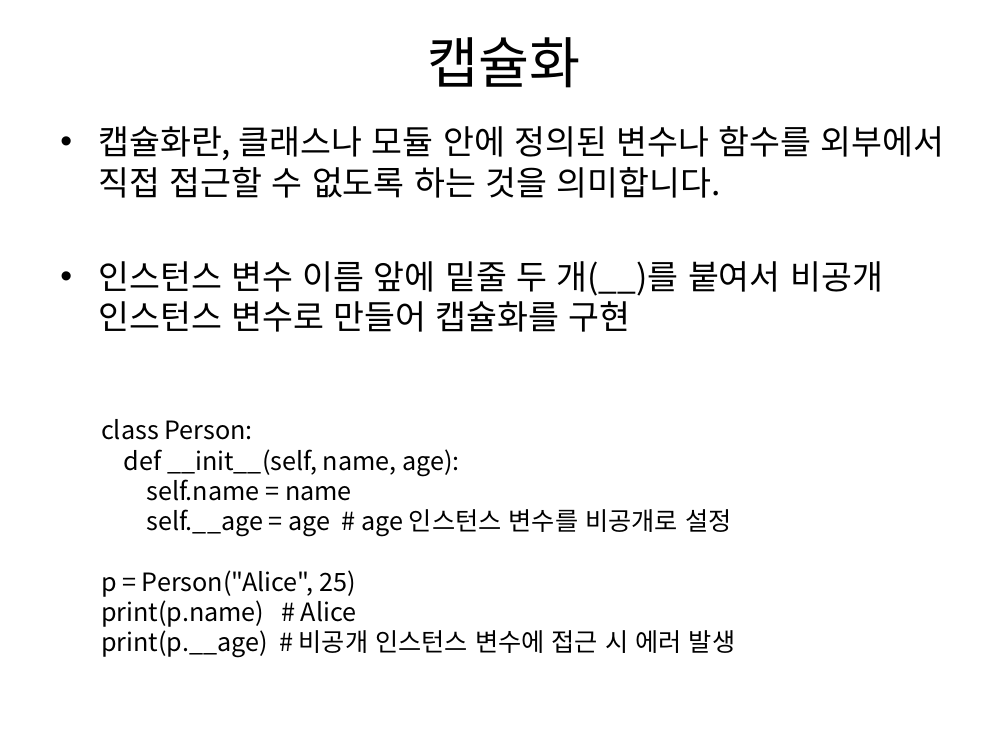
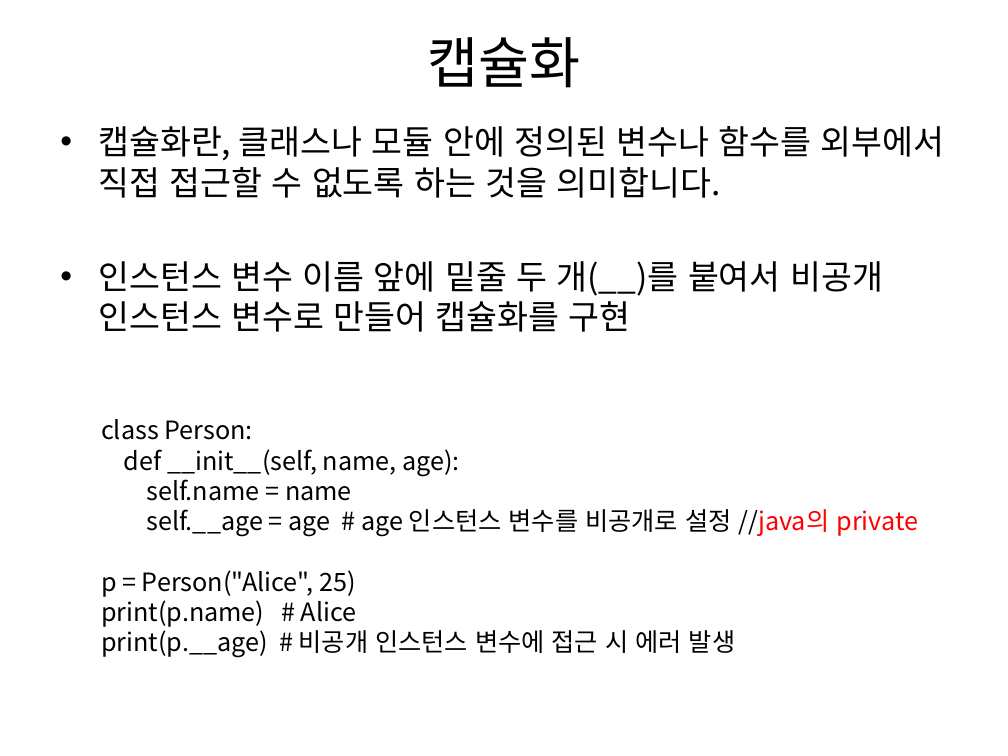
Before and after one commit to KHEN-ROE/Python, a slide deck: slide 22 of 수업자료/파이썬 5.pptx. Drawn at 1008x756 pixels with LibreOffice and Linux fonts; fonts in the diff are those of the drawing. Boxes give left, top, right and bottom in pixels: in the first picture for what was removed or moved away, otherwise in the second. Text is boxed around its words. In the diff, an @@ line names an element or a change of style, - is before the commit and + after.

```diff
--- a/수업자료/파이썬 5.pptx
+++ b/수업자료/파이썬 5.pptx
@@ text at box(146, 509, 918, 536): text changed @@
-self.__age = age # age 인스턴스 변수를 비공개로 설정
+self.__age = age # age 인스턴스 변수를 비공개로 설정 //java의 private
```
Also in this commit, not shown: 8 other slides changed, 10 other files.
